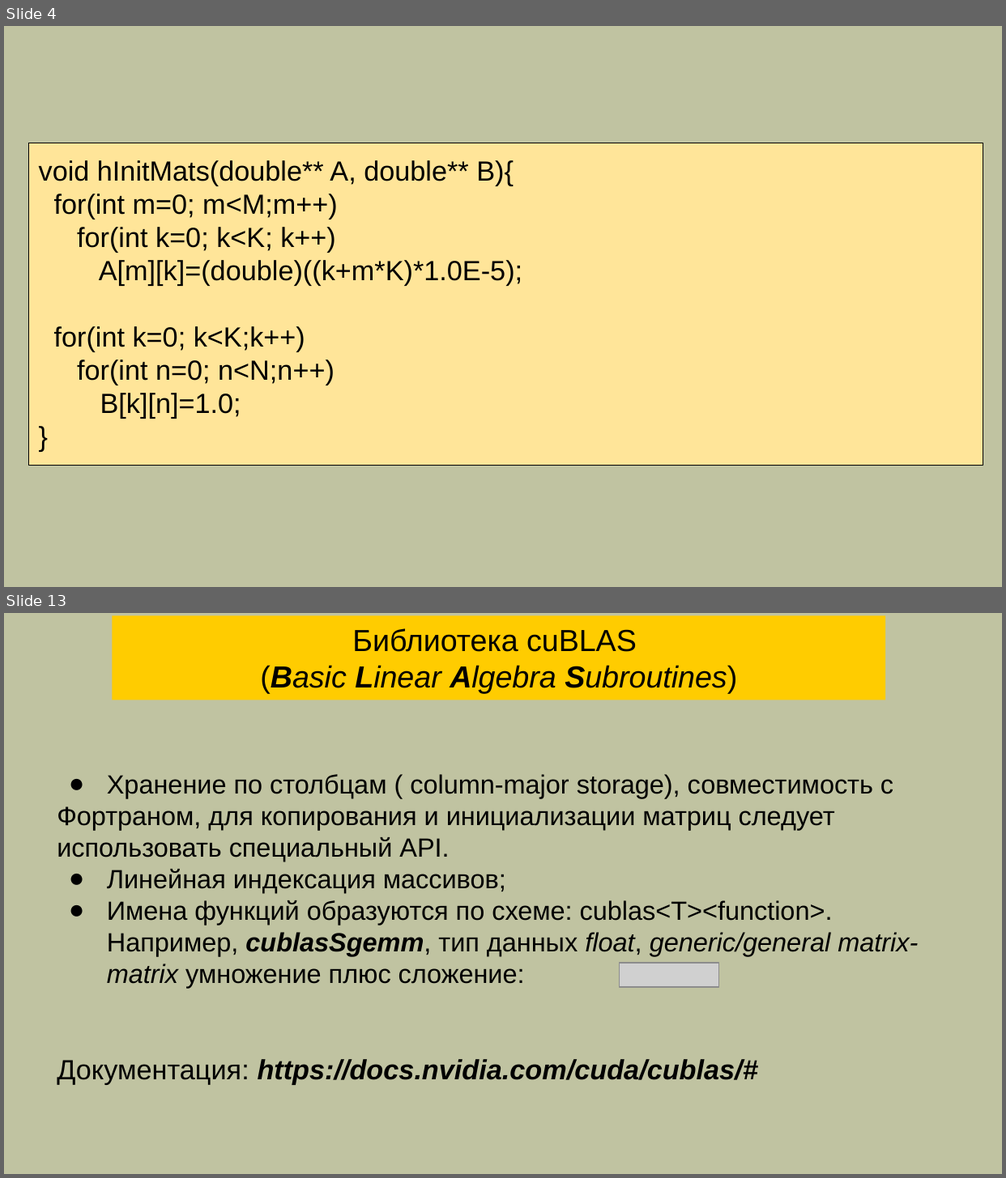
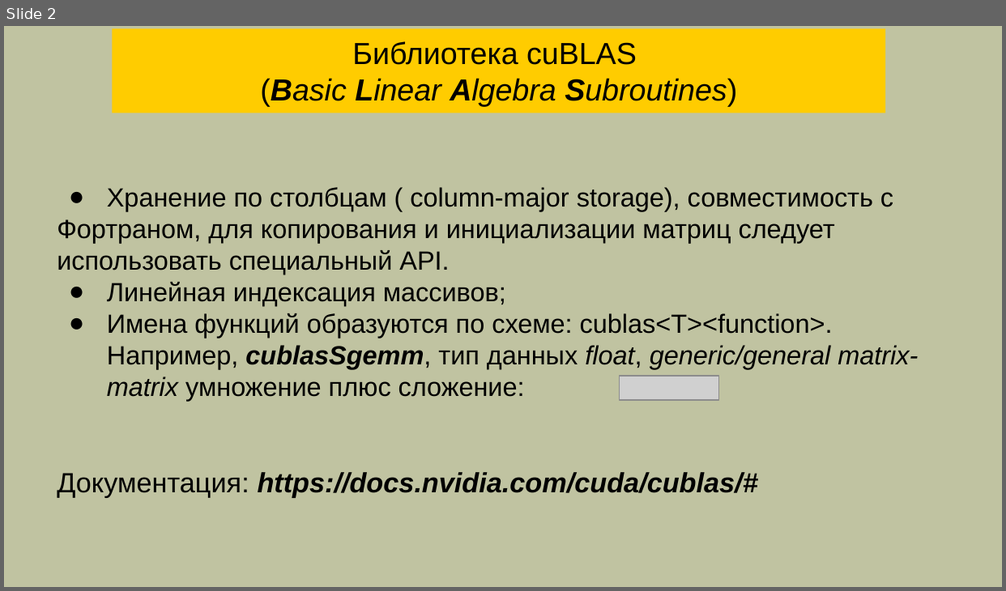
Before and after one commit to mlkv52/sibsutis_cuda_bachelors-2025, a slide deck: Лекции/pptx/Лекция13-ПГП-2025.pptx. Shown one above the other, each under a label of ours: slides 4 and 13 before the commit, slide 2 after it; the slides between them are not shown. The pictures are 1006x1178 and 1006x591 pixels, drawn with LibreOffice and Linux fonts; fonts in the diff are those of the drawing; grey boxes stand for pictures; background and template pictures are left out. Boxes give left, top, right and bottom in pixels: in the first picture for what was removed or moved away, otherwise in the second. Text is boxed around its words. In the diff, an @@ line names an element or a change of style, - is before the commit and + after.

```diff
--- a/Лекции/pptx/Лекция13-ПГП-2025.pptx
+++ b/Лекции/pptx/Лекция13-ПГП-2025.pptx
@@ slide 4 removed at (4, 26, 1002, 587), background #C0C3A1 @@
@@ rectangle removed at (29, 143, 984, 465) @@
-void hInitMats(double** A, double** B){
-for(int m=0; m<M;m++)
-for(int k=0; k<K; k++)
-A[m][k]=(double)((k+m*K)*1.0E-5);
-for(int k=0; k<K;k++)
-for(int n=0; n<N;n++)
-B[k][n]=1.0;
-}
@@ what was slide 13 is now slide 2 @@
```
Also in this commit, not shown: 1 slide changed, 10 other slides removed, 1 other file.
